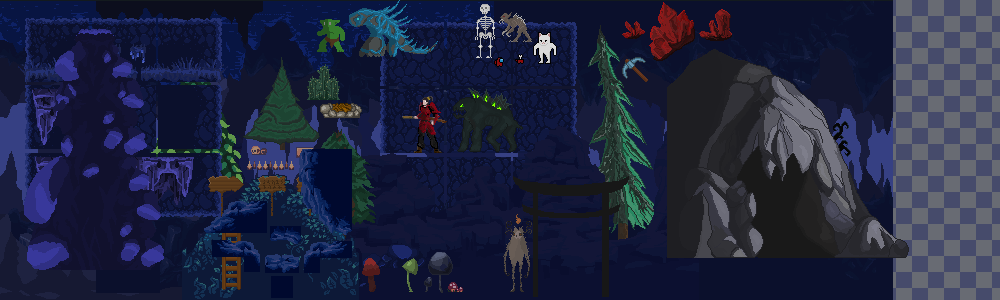
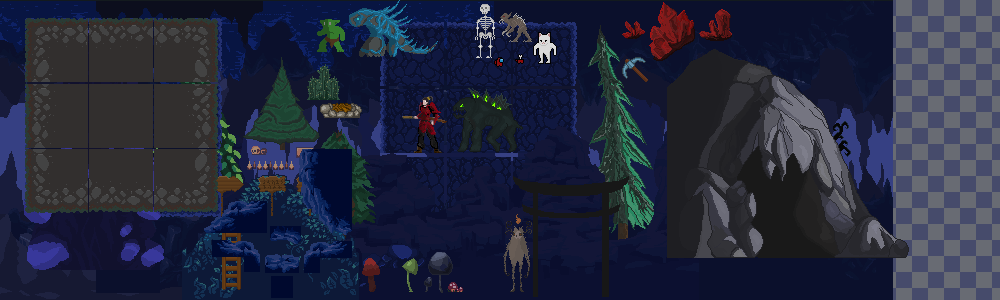
Revision of a layered 1000 × 300 image; what changed, layer by layer:
added group "Обновленная земля" with 9 layers above "ШиБун" over 25, 18, 218, 213
added layer "9" in group "Обновленная земля" over 25, 149, 88, 213
added layer "8" in group "Обновленная земля" over 89, 149, 218, 212
added layer "7" in group "Обновленная земля" over 89, 149, 153, 212
added layer "6" in group "Обновленная земля" over 25, 84, 88, 148
added layer "5" in group "Обновленная земля" over 25, 18, 88, 82
added layer "4" in group "Обновленная земля" over 154, 84, 218, 148
added layer "3" in group "Обновленная земля" over 154, 18, 218, 82
added layer "2" (1st of 2, in "Обновленная земля") in group "Обновленная земля" over 89, 18, 153, 82
added layer "1" (1st of 2, in "Обновленная земля") in group "Обновленная земля" over 89, 84, 153, 148
